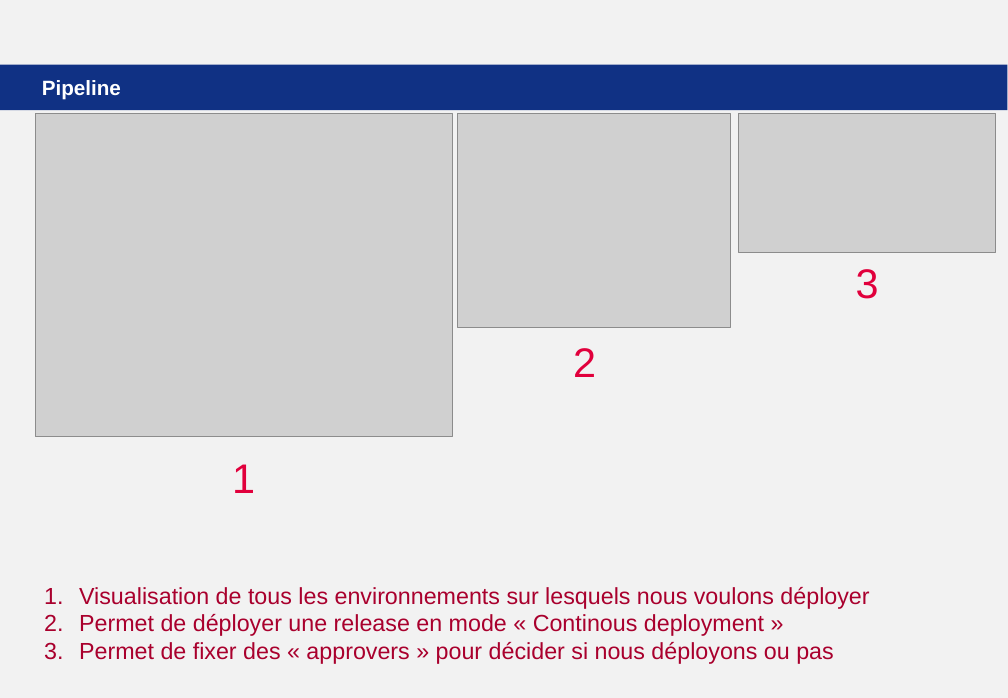
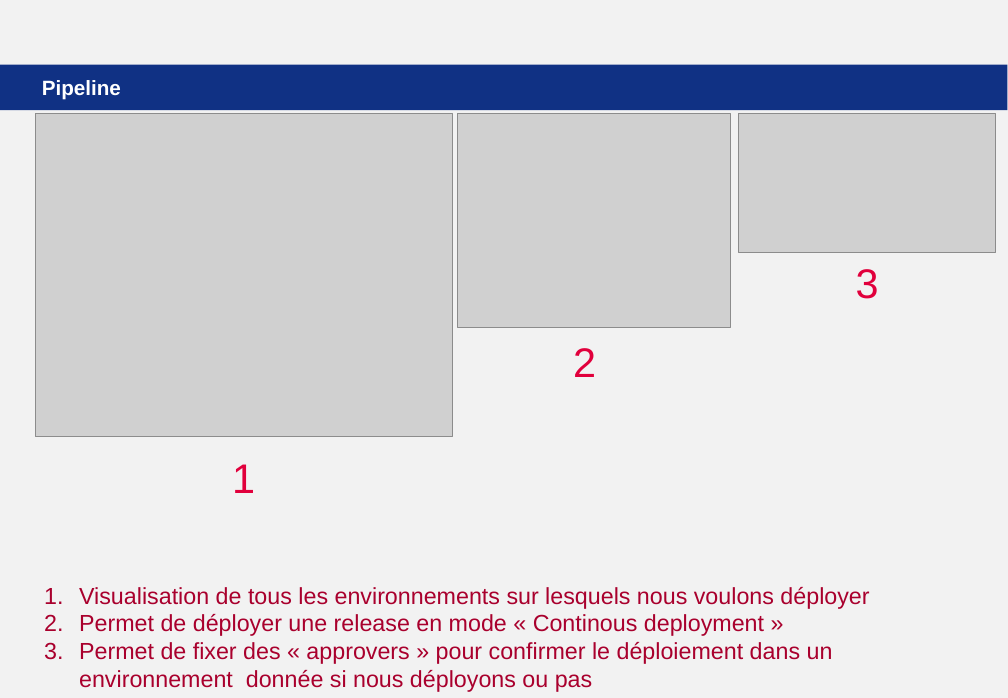
Before and after one commit to kmahmou/passion, a slide deck: slide 8 of docs/ppt/vsts_session_2.pptx. Drawn at 1008x698 pixels with LibreOffice and Linux fonts; fonts in the diff are those of the drawing; grey boxes stand for pictures; background and template pictures are left out. Boxes give left, top, right and bottom in pixels: in the first picture for what was removed or moved away, otherwise in the second. Text is boxed around its words. In the diff, an @@ line names an element or a change of style, - is before the commit and + after.

```diff
--- a/docs/ppt/vsts_session_2.pptx
+++ b/docs/ppt/vsts_session_2.pptx
@@ text at [79, 642, 833, 692]: text changed @@
-3. Permet de fixer des « approvers » pour décider si nous déployons ou pas
+3. Permet de fixer des « approvers » pour confirmer le déploiement dans un environnement donnée si nous déployons ou pas
```
Also in this commit, not shown: 10 other slides changed, 1 other file.
